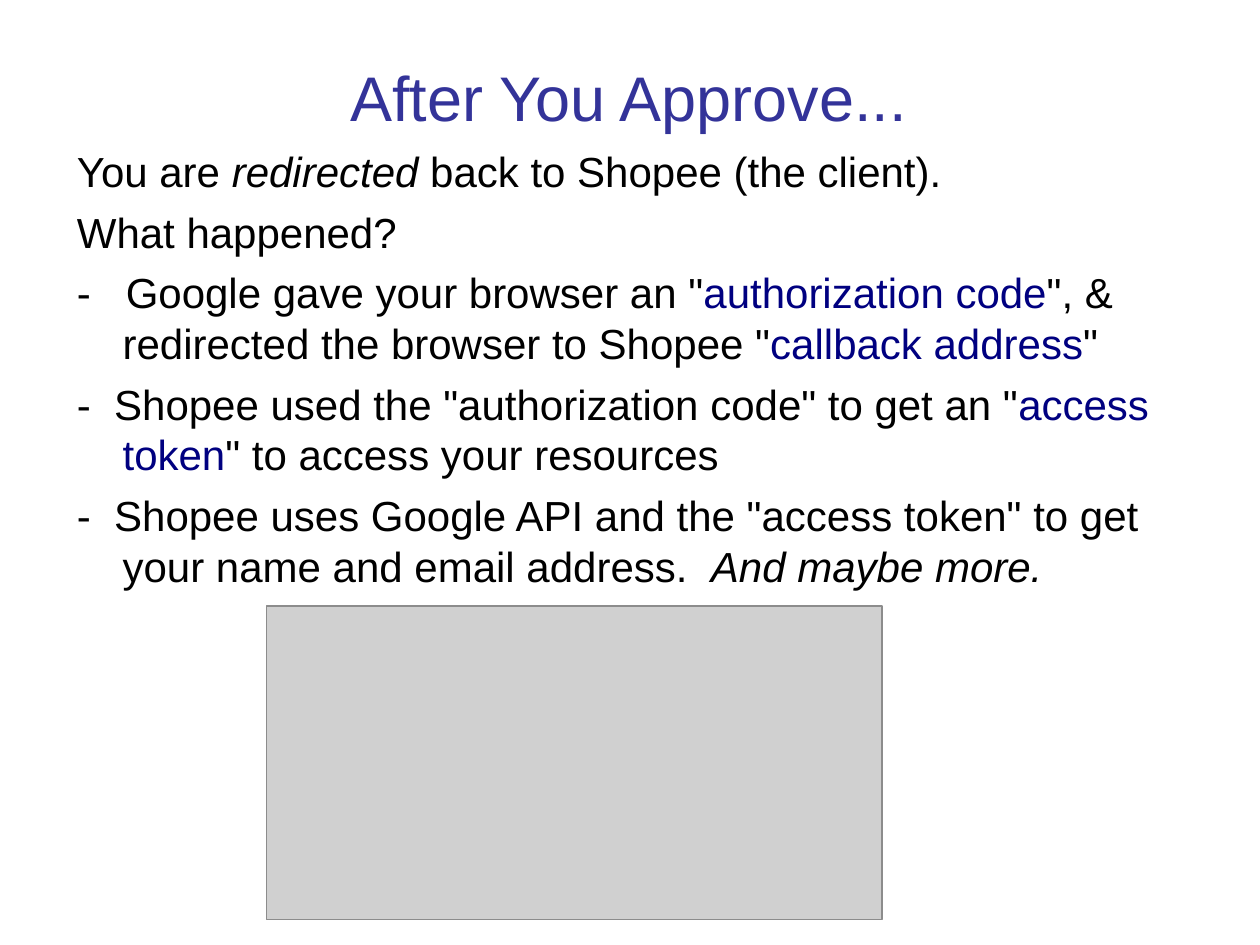
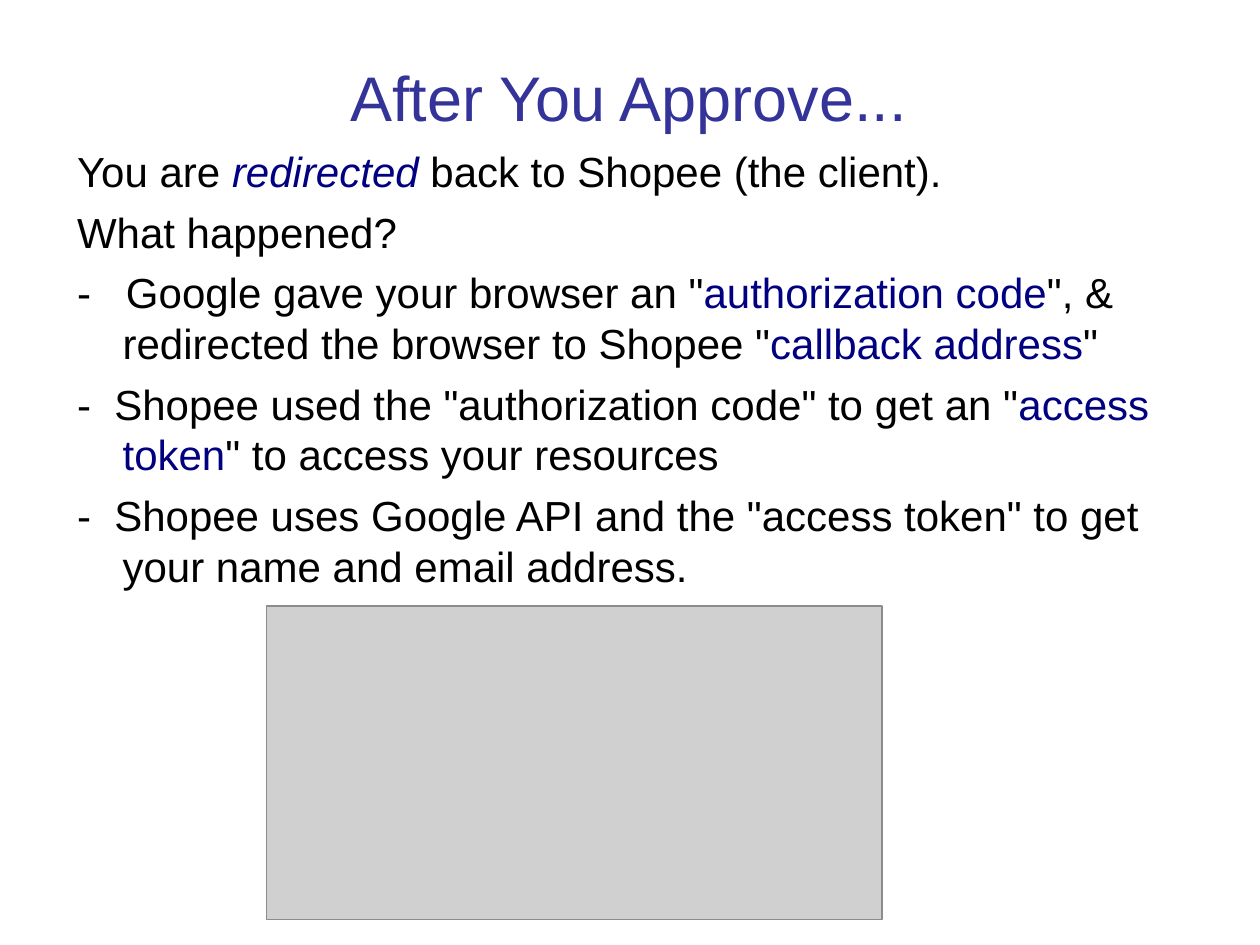
Before and after one commit to cpske/ISP, a slide deck: slide 15 of authentication/Authentication-and-Authorization.ppt. Drawn at 1260x945 pixels with LibreOffice and Linux fonts; fonts in the diff are those of the drawing; grey boxes stand for pictures. Boxes give left, top, right and bottom in pixels: in the first picture for what was removed or moved away, otherwise in the second. Text is boxed around its words. In the diff, an @@ line names an element or a change of style, - is before the commit and + after.

```diff
--- a/authentication/Authentication-and-Authorization.ppt
+++ b/authentication/Authentication-and-Authorization.ppt
@@ text at [77,156,1149,479]: text colour #000000 to #000080 in "redirected" @@
@@ text at [114,500,1138,590]: text changed @@
-- Shopee uses Google API and the "access token" to get your name and email address. And maybe more.
+- Shopee uses Google API and the "access token" to get your name and email address.
```
Also in this commit, not shown: 12 other slides changed, 5 slides added, 8 other files.
